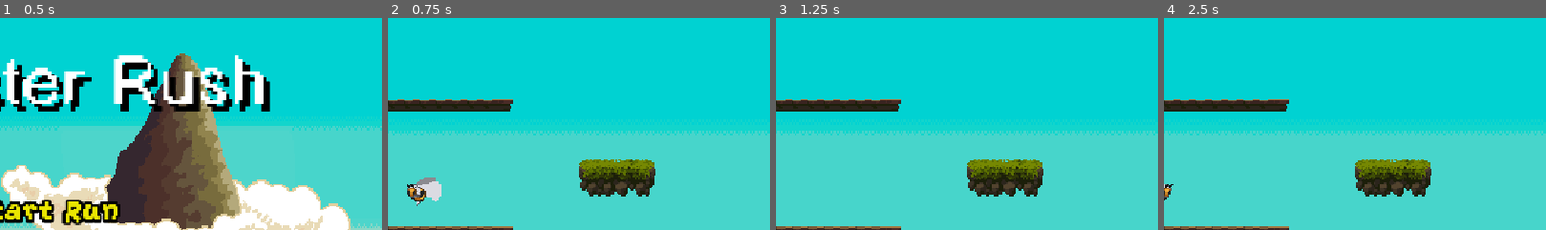
Above: before the commit, frames 1-4 (left to right).
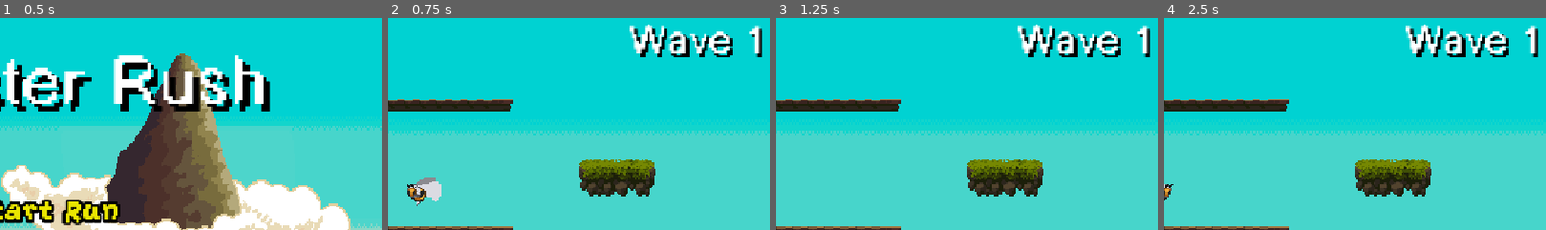
Above: after the commit, the same moments.

Repository: NielsVanheertum-BA/EindprojectProjectManagement
Game: Godot game, scene res://Scenes/MainMenu.tscn
The game is run twice, just before and just after one commit, with the same random seed, the same clock (stepped at 60 frames per second) and the same inputs.
Inputs (mouse positions are % of the whole screen's width and height, from its top left):
- Up to frame 1 (0.5 s): no input
- Up to frame 2 (0.75 s): click "Start Run" at 0.5 s
- Up to frame 3 (1.25 s): no input
- Up to frame 4 (2.5 s): tap Enter at 1.25 s; move the mouse to (72, 44) at 1.27 s; hold D (right) from 1.28 s (still down); click (72, 44) at 1.35 s; tap Space (jump) at 1.52, 2.27 s; move the mouse to (30, 54) at 2.02 s; click (30, 54) at 2.1 s
The pictures show only the part of the screen within x 44-94%, y 0-50%; the shares and areas given below are measured in that part.

Frame 1 is identical in both runs. In frame 2, 2.8% of the frame differs, in the area x 63-98%, y 3-19%; in frame 3, 2.8%; in frame 4, 2.8%.

Commit message:
Fixed Attack and added wave counter

Diff:
--- a/eindproject/Scenes/SmallBee.tscn
+++ b/eindproject/Scenes/SmallBee.tscn
@@ -69,13 +69,13 @@
 "duration": 1.0,
 "texture": SubResource("AtlasTexture_lnnu2")
 }],
-"loop": true,
+"loop": false,
 "name": &"damage",
-"speed": 5.0
+"speed": 20.0
 }]
 
 [sub_resource type="CircleShape2D" id="CircleShape2D_bxvg7"]
-radius = 7.615773
+radius = 14.035668
 
 [node name="Small Bee" type="Node2D"]
 script = ExtResource("1_i4jjc")
@@ -100,7 +100,7 @@
 script = ExtResource("3_i4jjc")
 
 [node name="CollisionShape2D" type="CollisionShape2D" parent="Hitbox"]
-position = Vector2(0, -32)
+position = Vector2(1, -32)
 shape = SubResource("CircleShape2D_bxvg7")
 
 [connection signal="body_entered" from="Hitbox" to="." method="_on_hitbox_body_entered"]
--- a/eindproject/Scenes/game.tscn
+++ b/eindproject/Scenes/game.tscn
@@ -8,6 +8,7 @@
 [ext_resource type="PackedScene" uid="uid://cc28t4squowbb" path="res://Scenes/killzone.tscn" id="3_wrm1d"]
 [ext_resource type="PackedScene" uid="uid://c0b5sb1xugin0" path="res://Scenes/SmallBee.tscn" id="5_wowpa"]
 [ext_resource type="PackedScene" uid="uid://cpe8lhhfbmrlt" path="res://Scenes/PauseMenu.tscn" id="7_1l0tm"]
+[ext_resource type="FontFile" uid="uid://coqjem14k2a1a" path="res://Assets/Menu Assets/bitcre.ttf" id="9_h4fw4"]
 
 [sub_resource type="TileSetAtlasSource" id="TileSetAtlasSource_wrm1d"]
 texture = ExtResource("2_qxrlw")
@@ -646,3 +647,19 @@
 size_flags_horizontal = 4
 size_flags_vertical = 4
 metadata/_edit_use_anchors_ = true
+
+[node name="Wave" type="Label" parent="."]
+anchors_preset = 5
+anchor_left = 0.5
+anchor_right = 0.5
+offset_left = 229.0
+offset_top = -317.0
+offset_right = 483.0
+offset_bottom = -277.0
+grow_horizontal = 2
+theme_override_colors/font_shadow_color = Color(0, 0, 0, 1)
+theme_override_constants/shadow_offset_x = 3
+theme_override_constants/shadow_offset_y = 3
+theme_override_fonts/font = ExtResource("9_h4fw4")
+theme_override_font_sizes/font_size = 40
+text = "Filler"
--- a/eindproject/Scenes/player.tscn
+++ b/eindproject/Scenes/player.tscn
@@ -353,7 +353,7 @@
 height = 46.0
 
 [sub_resource type="RectangleShape2D" id="RectangleShape2D_ax3m3"]
-size = Vector2(35.96875, 39)
+size = Vector2(54.96875, 39)
 
 [node name="Player" type="CharacterBody2D"]
 collision_mask = 4
@@ -362,9 +362,9 @@
 [node name="AnimatedSprite2D" type="AnimatedSprite2D" parent="."]
 position = Vector2(0, -23)
 sprite_frames = SubResource("SpriteFrames_x3wgy")
-animation = &"attack2"
+animation = &"attack1"
 autoplay = "idle"
-frame = 4
+frame = 3
 frame_progress = 1.0
 
 [node name="PlayerHitbox" type="CollisionShape2D" parent="."]
@@ -375,11 +375,11 @@
 position = Vector2(26, -23)
 
 [node name="AttackRight" type="CollisionShape2D" parent="AreaRight"]
-position = Vector2(0.015625, 1)
+position = Vector2(9.515625, 1)
 shape = SubResource("RectangleShape2D_ax3m3")
 
 [node name="AreaLeft" type="Area2D" parent="."]
 
 [node name="AttackLeft" type="CollisionShape2D" parent="AreaLeft"]
-position = Vector2(-26, -22)
+position = Vector2(-36, -22)
 shape = SubResource("RectangleShape2D_ax3m3")
--- a/eindproject/Scripts/GlobalVariables.gd
+++ b/eindproject/Scripts/GlobalVariables.gd
@@ -4,3 +4,12 @@
 var playerCurrentHealth = playerMaxHealth
 var playerPreviousHealth = playerCurrentHealth
 var sword_damage = 10
+
+var enemiesLeft = 1
+var wave = 1
+
+func _process(delta: float) -> void:
+
+	if enemiesLeft == 0:
+		wave += 1
+		enemiesLeft = wave
--- a/eindproject/Scripts/OnTouchSmallBee.gd
+++ b/eindproject/Scripts/OnTouchSmallBee.gd
@@ -14,9 +14,12 @@
 	health = health - GlobalVariables.sword_damage
 	if health > 0:
 		animated_sprite.play("damage")
+		await animated_sprite.animation_finished
+		spawn_hit_effect(animated_sprite.get_global_transform().origin)
+		animated_sprite.play("Fly")
 	else:
-		spawn_hit_effect(collision_shape.global_position)
-		queue_free()
+		get_parent().queue_free()
+		GlobalVariables.enemiesLeft -= 1
 
 func spawn_hit_effect(position: Vector2):
 	var effect = Sprite2D.new()
@@ -24,11 +27,11 @@
 	effect.global_position = position
 	effect.modulate = Color(1, 0, 0, 0.7)
 	effect.scale = Vector2(1, 1)
-	get_parent().add_child(effect)
+	get_tree().current_scene.add_child(effect)
 
 	# Fade out en verwijder
 	var tween = create_tween()
-	tween.tween_property(effect, "modulate:a", 0.0, 0.3)
+	tween.tween_property(effect, "modulate:a", 0.0, 0.2)
 	tween.tween_property(effect, "scale", Vector2(1.5, 1.5), 0.3)
 	tween.tween_callback(effect.queue_free)
 	print("Hit effect werkt")
--- a/eindproject/Scripts/game.gd
+++ b/eindproject/Scripts/game.gd
@@ -1,6 +1,9 @@
 extends Node2D
 
+
 @onready var pause_menu: Control = $PauseMenu
+@onready var waveText: Label = $Wave
+
 var paused = false
 
 func _ready() -> void:
@@ -13,6 +16,9 @@
 	if Input.is_action_just_pressed("pause"):
 		pauseMenu()
 
+	waveText.text = "Wave "+str(GlobalVariables.wave)
+
+
 func pauseMenu():
 	if paused:
 		pause_menu.hide()
--- a/eindproject/Scripts/player.gd
+++ b/eindproject/Scripts/player.gd
@@ -87,19 +87,25 @@
 
 func attack():
 	is_attacking = true
+
+	area_left.monitoring = true
+	area_right.monitoring = true
+
 	if whichAttack == 1:
 		animated_sprite.play("attack1")
 		whichAttack = 2
 	else:
 		animated_sprite.play("attack2")
 		whichAttack = 1
+
 	await get_tree().create_timer(0.2).timeout
+
 	var enemies = []
+
 	if last_direction == 1:
-		enemies = area_left.get_overlapping_bodies()
-
-	elif last_direction == 1:
-		enemies = area_right.get_overlapping_bodies()
+		enemies = area_right.get_overlapping_areas()
+	elif last_direction == -1:
+		enemies = area_left.get_overlapping_areas()
 
 	print(enemies)
 
@@ -108,6 +114,10 @@
 			body.take_damage()
 
 	await get_tree().create_timer(0.2).timeout
+
+	area_left.monitoring = false
+	area_right.monitoring = false
+
 	is_attacking = false
 
 func _process(delta: float) -> void:
--- a/eindproject/Scripts/small_bee.gd
+++ b/eindproject/Scripts/small_bee.gd
@@ -19,27 +19,3 @@
 		direction = 1
 		animated_sprite.flip_h = true
 	position.x += direction * SPEED * delta
-
-func take_damage():
-	print("AUUUUUUUU")
-	health = health - GlobalVariables.sword_damage
-	if health > 0:
-		animated_sprite.play("damage")
-	else:
-		spawn_hit_effect(collision_shape.global_position)
-		queue_free()
-
-func spawn_hit_effect(position: Vector2):
-	var effect = Sprite2D.new()
-	effect.texture = animated_sprite.sprite_frames.get_frame_texture("damage", 0)
-	effect.global_position = position
-	effect.modulate = Color(1, 0, 0, 0.7)
-	effect.scale = Vector2(1, 1)
-	get_parent().add_child(effect)
-
-	# Fade out en verwijder
-	var tween = create_tween()
-	tween.tween_property(effect, "modulate:a", 0.0, 0.3)
-	tween.tween_property(effect, "scale", Vector2(1.5, 1.5), 0.3)
-	tween.tween_callback(effect.queue_free)
-	print("Hit effect werkt")
Not shown: 1 places in eindproject/Scenes/game.tscn that only renumber resources
